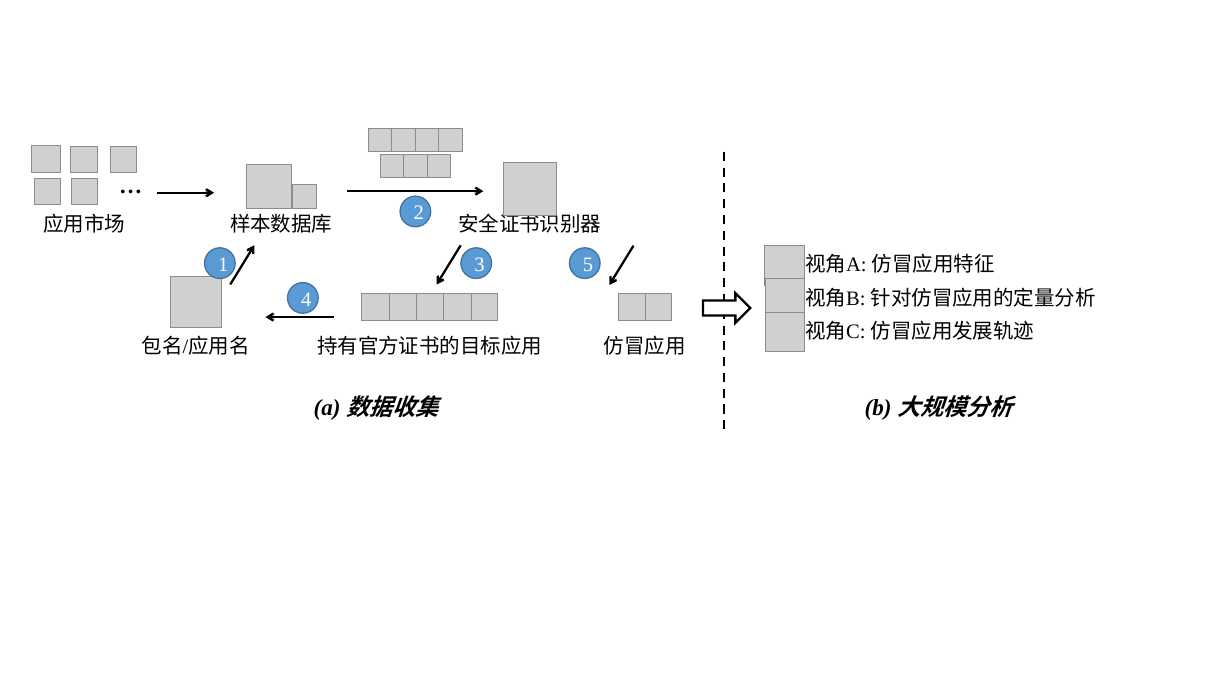
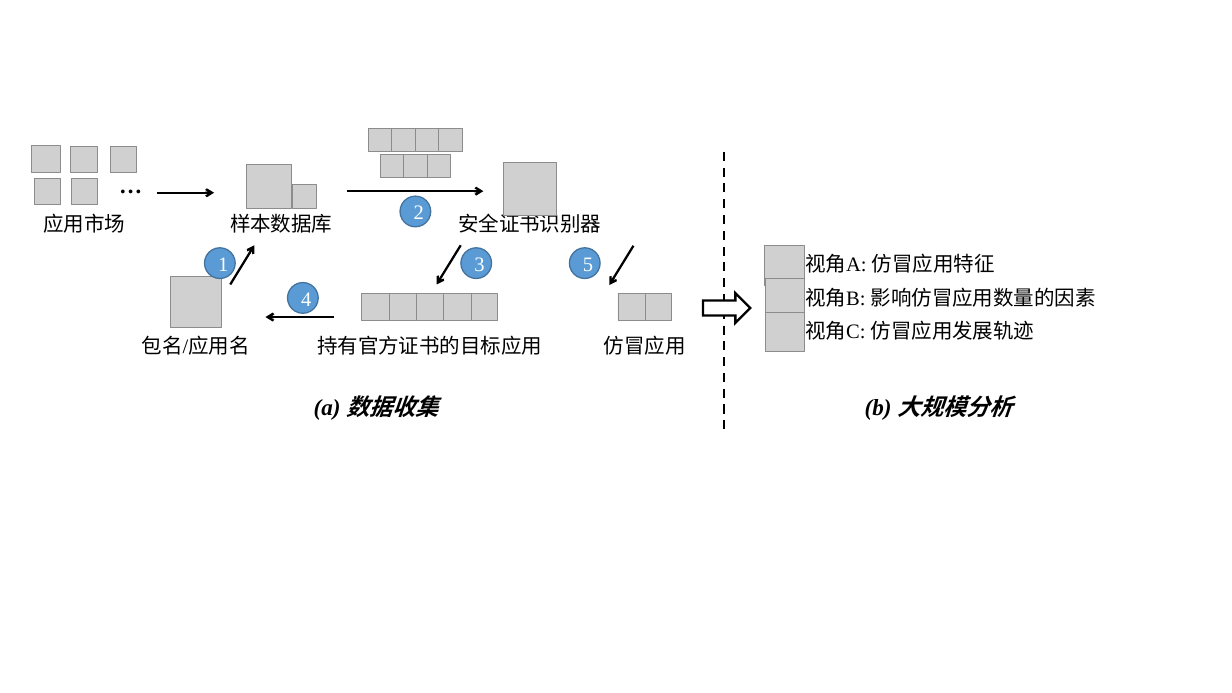
Before and after one commit to miniminiwhite/master-thesis, a slide deck: slide 1 of edwin_2019/Figures/overview_modified.pptx. Drawn at 1232x693 pixels with LibreOffice and Linux fonts; fonts in the diff are those of the drawing; grey boxes stand for pictures. Boxes give left, top, right and bottom in pixels: in the first picture for what was removed or moved away, otherwise in the second. Text is boxed around its words. In the diff, an @@ line names an element or a change of style, - is before the commit and + after.

```diff
--- a/edwin_2019/Figures/overview_modified.pptx
+++ b/edwin_2019/Figures/overview_modified.pptx
@@ text at (x1=805, y1=287, x2=1096, y2=307): text changed @@
-视角B: 针对仿冒应用的定量分析
+视角B: 影响仿冒应用数量的因素
```
Also in this commit, not shown: 2 slides added, 16 other files.
